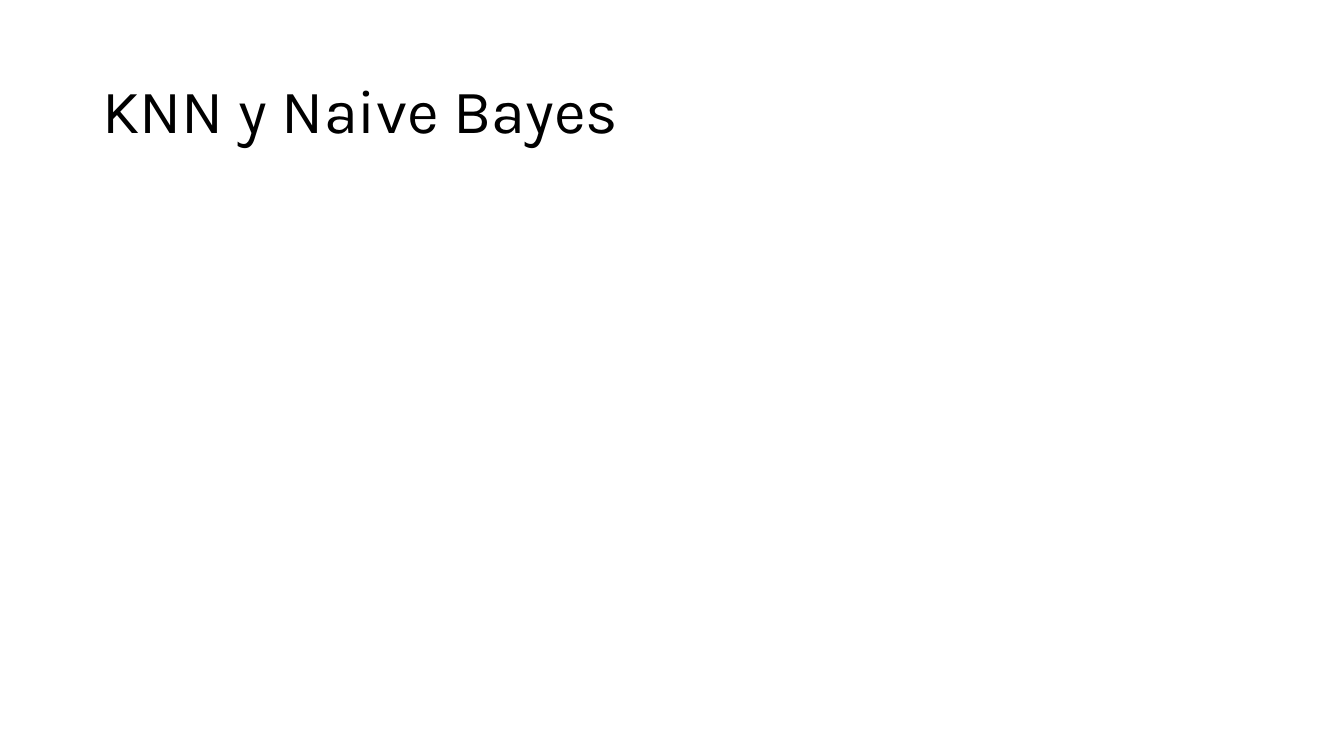
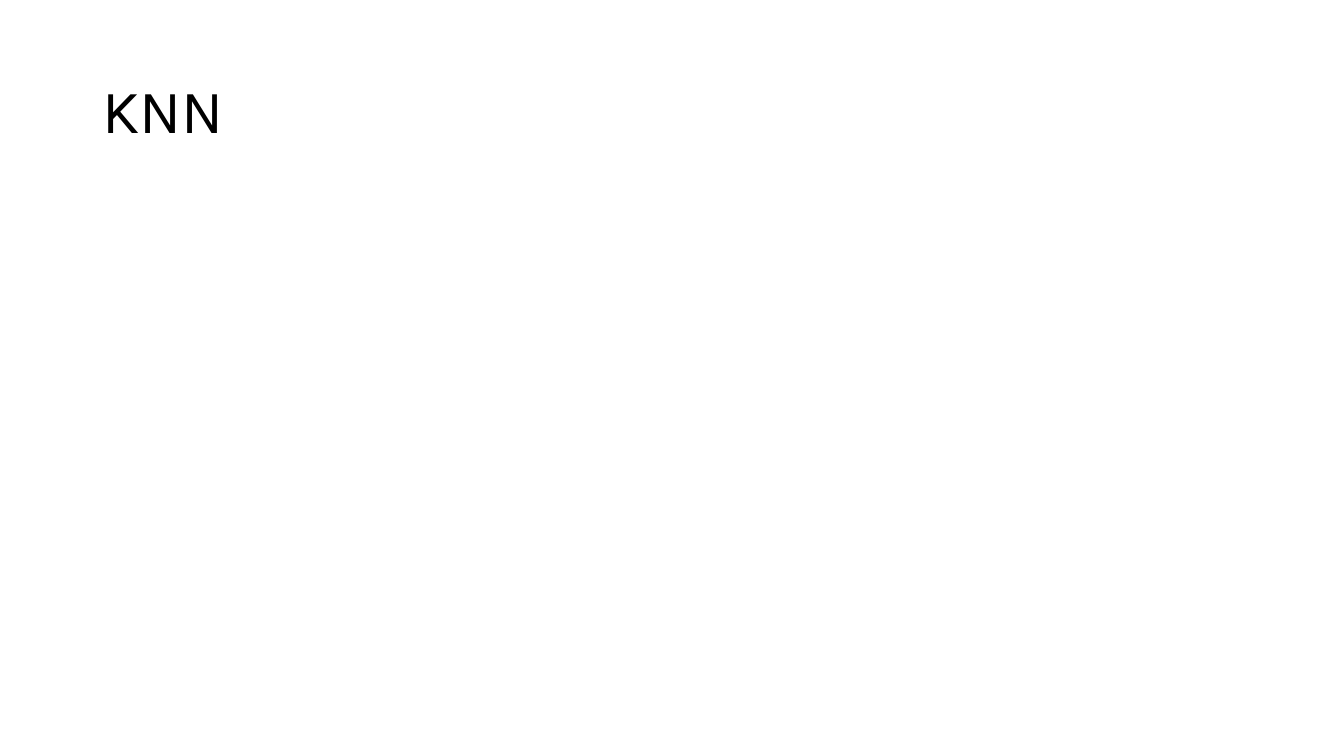
Before and after one commit to benet1one/Mineria, a slide deck: slide 14 of Report.pptx. Drawn at 1344x756 pixels with LibreOffice and Linux fonts; fonts in the diff are those of the drawing. Boxes give left, top, right and bottom in pixels: in the first picture for what was removed or moved away, otherwise in the second. Text is boxed around its words. In the diff, an @@ line names an element or a change of style, - is before the commit and + after.

```diff
--- a/Report.pptx
+++ b/Report.pptx
@@ title at (x1=102, y1=94, x2=224, y2=133): text changed @@
-KNN y Naive Bayes
+KNN
```
Also in this commit, not shown: 1 other slide changed, 2 slides added, 2 slides removed, 2 other files.
